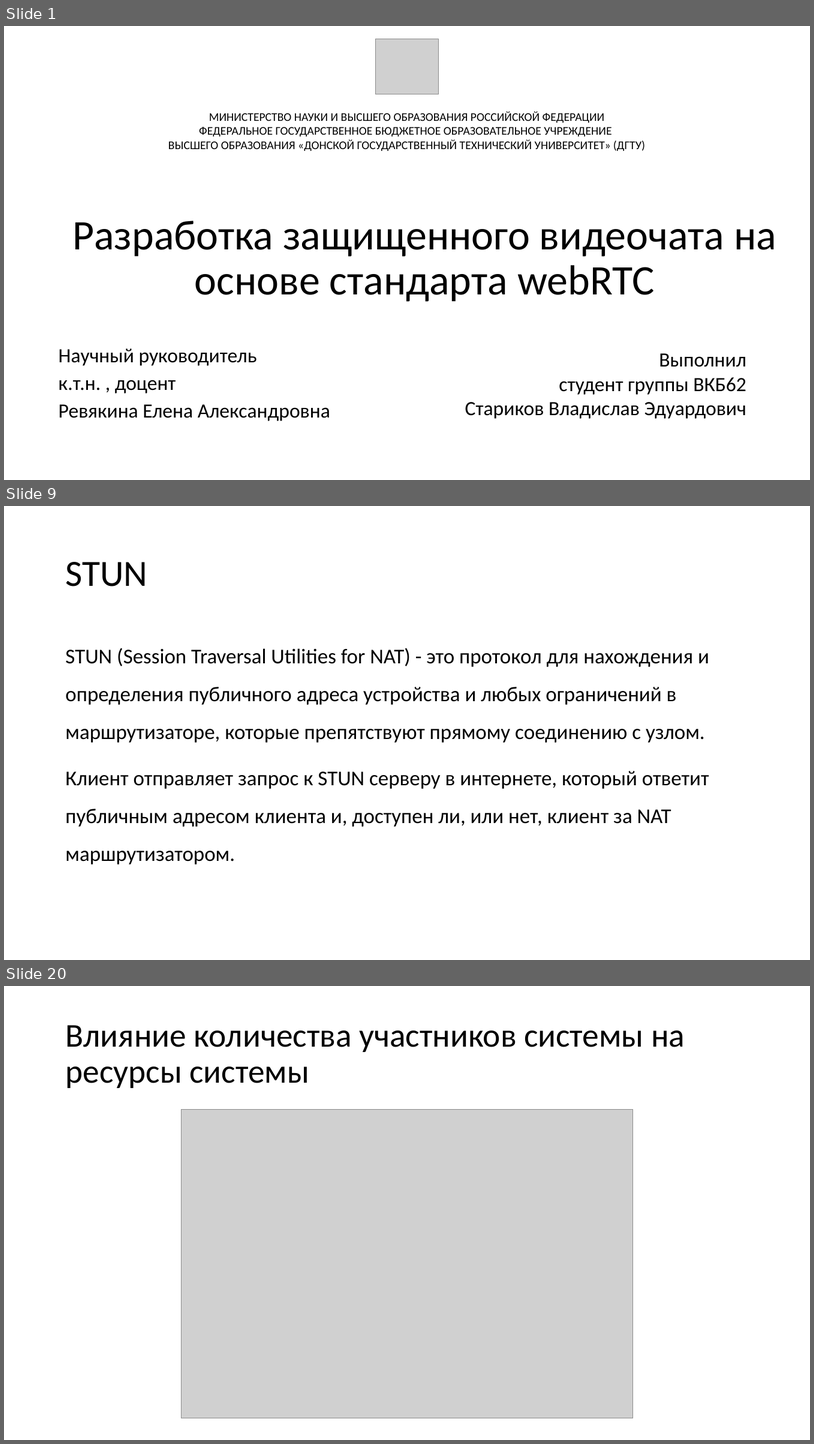
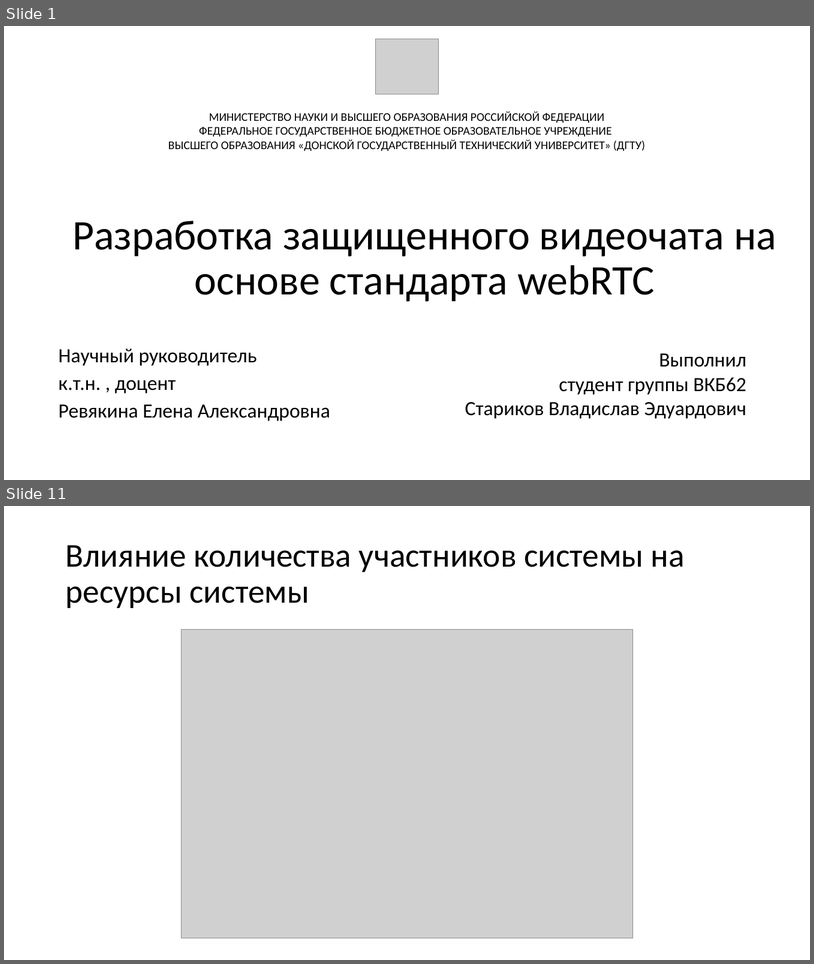
Before and after one commit to vladstarikov88/diploma, a slide deck: presentation.pptx. Shown one above the other, each under a label of ours: slides 1, 9 and 20 before the commit, slides 1 and 11 after it; the slides between them are not shown. The pictures are 814x1444 and 814x964 pixels, drawn with LibreOffice and Linux fonts; fonts in the diff are those of the drawing; grey boxes stand for pictures. Boxes give left, top, right and bottom in pixels: in the first picture for what was removed or moved away, otherwise in the second. Text is boxed around its words. In the diff, an @@ line names an element or a change of style, - is before the commit and + after.

```diff
--- a/presentation.pptx
+++ b/presentation.pptx
@@ slide 9 removed at box(4, 506, 810, 960), background #FFFFFF @@
@@ title removed at box(65, 562, 147, 586) @@
-STUN
@@ text removed at box(65, 648, 710, 864) @@
-STUN (Session Traversal Utilities for NAT) - это протокол для нахождения и определения публичного адреса устройства и любых ограничений в маршрутизаторе, которые препятствуют прямому соединению с узлом.
-Клиент отправляет запрос к STUN серверу в интернете, который ответит публичным адресом клиента и, доступен ли, или нет, клиент за NAT маршрутизатором.
@@ what was slide 20 is now slide 11 @@
```
Also in this commit, not shown: 9 slides changed, 1 slide added, 9 other slides removed, 3 other files.
